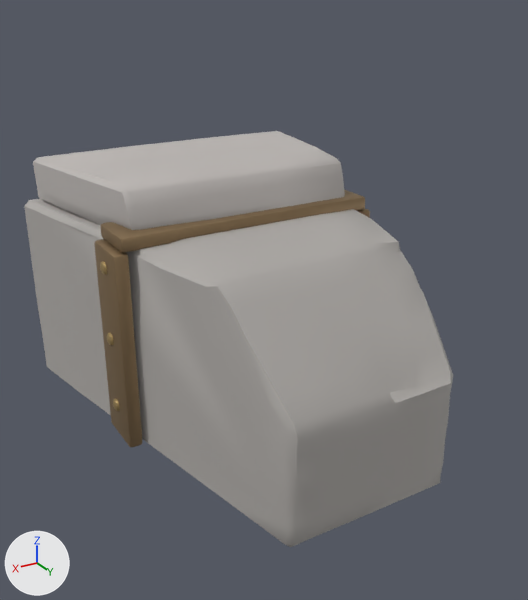
What one commit did to the glTF model unity/Assets/LastBell/Areas/Area2/Models/SM_Area2_RimTooth_Big_C.glb.
Before and after are seen from a 50 mm lens placed at (2.12, 2.41, 2.62), pointed at (0.02, -1.09, 0.88). The lights are fixed; the arrows at lower left show +X, +Y and +Z. The picture after the commit comes second. Vertices at exactly the same position are counted once.

In view in the first picture: 'SM_Area2_RimTooth_Big_C'.
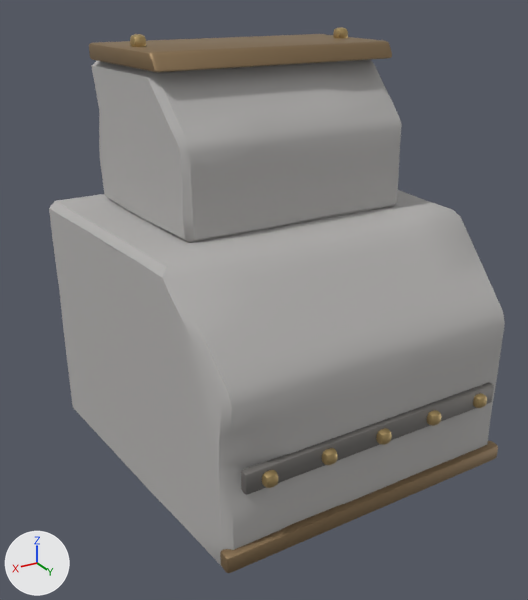
Patch to the scene script:
```diff
--- a/unity/Assets/LastBell/Areas/Area2/Models/SM_Area2_RimTooth_Big_C.glb.py
+++ b/unity/Assets/LastBell/Areas/Area2/Models/SM_Area2_RimTooth_Big_C.glb.py
@@ me_sm_area2_rimtooth_big_c @@
-me_sm_area2_rimtooth_big_c.from_pydata(...)  # 830 vertices, 1616 faces; spans x -1.04..1.04, y -2.55..0.0, z 0.0..1.6
-me_sm_area2_rimtooth_big_c.materials.append(mat_stone)  # grey #adaaa6
-me_sm_area2_rimtooth_big_c.materials.append(mat_masonry)  # grey #bcb6b3
+me_sm_area2_rimtooth_big_c.from_pydata(...)  # 900 vertices, 1752 faces; spans x -1.05..1.05, y -1.9..0.08, z 0.0..2.4
+# me_sm_area2_rimtooth_big_c part 1: the loose piece of 56 vertices spanning x -0.84..0.84, y -1.57..-1.23, z 1.27..1.37 is scaled about its middle by (1.07, 0.182, 1.14), then moved by (0.0, 1.4, -1.2)
+# me_sm_area2_rimtooth_big_c part 2: the loose piece of 56 vertices spanning x -0.91..-0.84, y -1.44..-1.37, z 1.11..1.19 is moved by (0.24, 0.1, 1.21)
+# me_sm_area2_rimtooth_big_c part 3: the loose piece of 56 vertices spanning x 0.84..0.91, y -1.44..-1.37, z 1.11..1.19 is moved by (-0.24, 0.1, 1.21)
+# me_sm_area2_rimtooth_big_c part 4: the loose piece of 56 vertices spanning x -0.91..-0.84, y -1.44..-1.37, z 0.66..0.74 is moved by (0.2, 1.44, -0.16)
+# me_sm_area2_rimtooth_big_c part 5: the loose piece of 56 vertices spanning x -0.91..-0.84, y -1.44..-1.37, z 0.21..0.29 is moved by (0.54, 1.44, 0.29)
+# me_sm_area2_rimtooth_big_c part 6: the loose piece of 56 vertices spanning x 0.84..0.91, y -1.44..-1.37, z 0.66..0.74 is moved by (-0.87, 1.44, -0.16)
+# me_sm_area2_rimtooth_big_c part 7: the loose piece of 56 vertices spanning x 0.84..0.91, y -1.44..-1.37, z 0.21..0.29 is moved by (-0.54, 1.44, 0.29)
+# me_sm_area2_rimtooth_big_c part 8: the loose piece of 56 vertices spanning x 0.84..0.91, y -1.44..-1.37, z 0.66..0.74 is copied, and the copy is moved by (-0.2, 1.44, -0.16); it spans x 0.63..0.71, y 0.0..0.08, z 0.5..0.58
+# me_sm_area2_rimtooth_big_c part 9: the loose piece of 56 vertices spanning x -0.84..0.84, y -1.57..-1.23, z 1.27..1.37 is copied, and the copy is scaled about its middle by (0.943, 0.105, 1.49), then moved by (0.0, 1.41, -0.78), in mat_iron (grey #817e7c); it spans x -0.79..0.79, y -0.01..0.04, z 0.48..0.6
+# me_sm_area2_rimtooth_big_c part 10: the loose piece of 230 vertices spanning x -1.04..1.04, y -2.55..0.0, z 0.0..1.3 is rebuilt with 230 vertices and now spans x -1.05..1.05, y -1.9..0.0, z 0.0..1.45, in mat_rimstone (grey #b3b1af)
+# me_sm_area2_rimtooth_big_c part 11: a new loose piece of 110 vertices spanning x -0.75..0.75, y -1.79..-0.72, z 1.43..2.25, in mat_rimstone (grey #b3b1af)
+# me_sm_area2_rimtooth_big_c part 12: a new loose piece of 56 vertices spanning x -0.77..0.77, y -1.71..-0.92, z 2.25..2.34, in mat_darkbrass (brown #998161)
+# me_sm_area2_rimtooth_big_c part 13: the loose piece of 96 vertices spanning x -0.97..0.97, y -2.47..-1.28, z 1.3..1.6 is deleted
+# me_sm_area2_rimtooth_big_c part 14: the loose piece of 56 vertices spanning x 0.8..0.89, y -1.57..-1.23, z 0.02..1.27 is deleted
+# me_sm_area2_rimtooth_big_c part 15: the loose piece of 56 vertices spanning x -0.89..-0.8, y -1.57..-1.23, z 0.02..1.27 is deleted
 me_sm_area2_rimtooth_big_c.materials.append(mat_darkbrass)
 me_sm_area2_rimtooth_big_c.materials.append(mat_brass)
+me_sm_area2_rimtooth_big_c.materials.append(mat_rimstone)  # grey #b3b1af
+me_sm_area2_rimtooth_big_c.materials.append(mat_iron)  # grey #817e7c
```

Where the change shows, as pixel boxes [x1, y1, x2, y2] in the pictures (528 x 600 px; the box of a moved part takes in the faces that stretch with it):
'SM_Area2_RimTooth_Big_C', reshaped (6% wider, 31% taller)
    before: [24, 131, 453, 547]
    after: [49, 27, 505, 573]
part 1 of me_sm_area2_rimtooth_big_c, moved or reshaped
    before: [100, 190, 365, 253]
    after: [220, 441, 498, 573]
part 2 of me_sm_area2_rimtooth_big_c, moved or reshaped (not visible before)
    after: [333, 27, 348, 38]
part 3 of me_sm_area2_rimtooth_big_c, moved or reshaped
    before: [100, 261, 107, 275]
    after: [130, 34, 146, 47]
part 4 of me_sm_area2_rimtooth_big_c, moved or reshaped (not visible before)
    after: [473, 393, 487, 408]
part 5 of me_sm_area2_rimtooth_big_c, moved or reshaped (not visible before)
    after: [427, 410, 441, 426]
part 6 of me_sm_area2_rimtooth_big_c, moved or reshaped
    before: [107, 333, 114, 345]
    after: [376, 428, 392, 445]
part 7 of me_sm_area2_rimtooth_big_c, moved or reshaped
    before: [113, 398, 119, 411]
    after: [322, 448, 338, 465]
part 8 of me_sm_area2_rimtooth_big_c, added
    after: [262, 470, 278, 488]
part 9 of me_sm_area2_rimtooth_big_c, added
    after: [241, 382, 494, 495]
part 10 of me_sm_area2_rimtooth_big_c, rebuilt (6% wider, 8% taller)
    before: [24, 199, 453, 547]
    after: [49, 190, 505, 567]
part 11 of me_sm_area2_rimtooth_big_c, added
    after: [91, 60, 402, 243]
part 12 of me_sm_area2_rimtooth_big_c, added (brown)
    after: [89, 34, 392, 72]
part 13 of me_sm_area2_rimtooth_big_c, deleted
    before: [33, 131, 345, 230]
part 14 of me_sm_area2_rimtooth_big_c, deleted (brown)
    before: [94, 239, 142, 447]
part 15 of me_sm_area2_rimtooth_big_c, deleted (mostly hidden)
    before: [356, 208, 370, 218]
